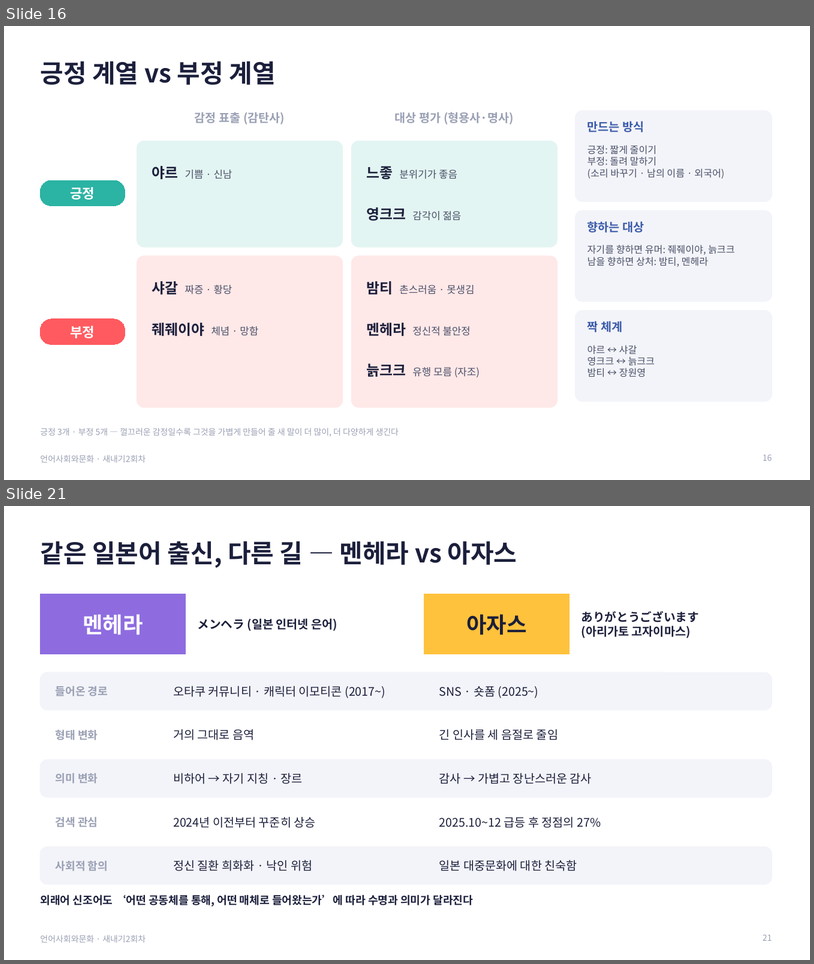
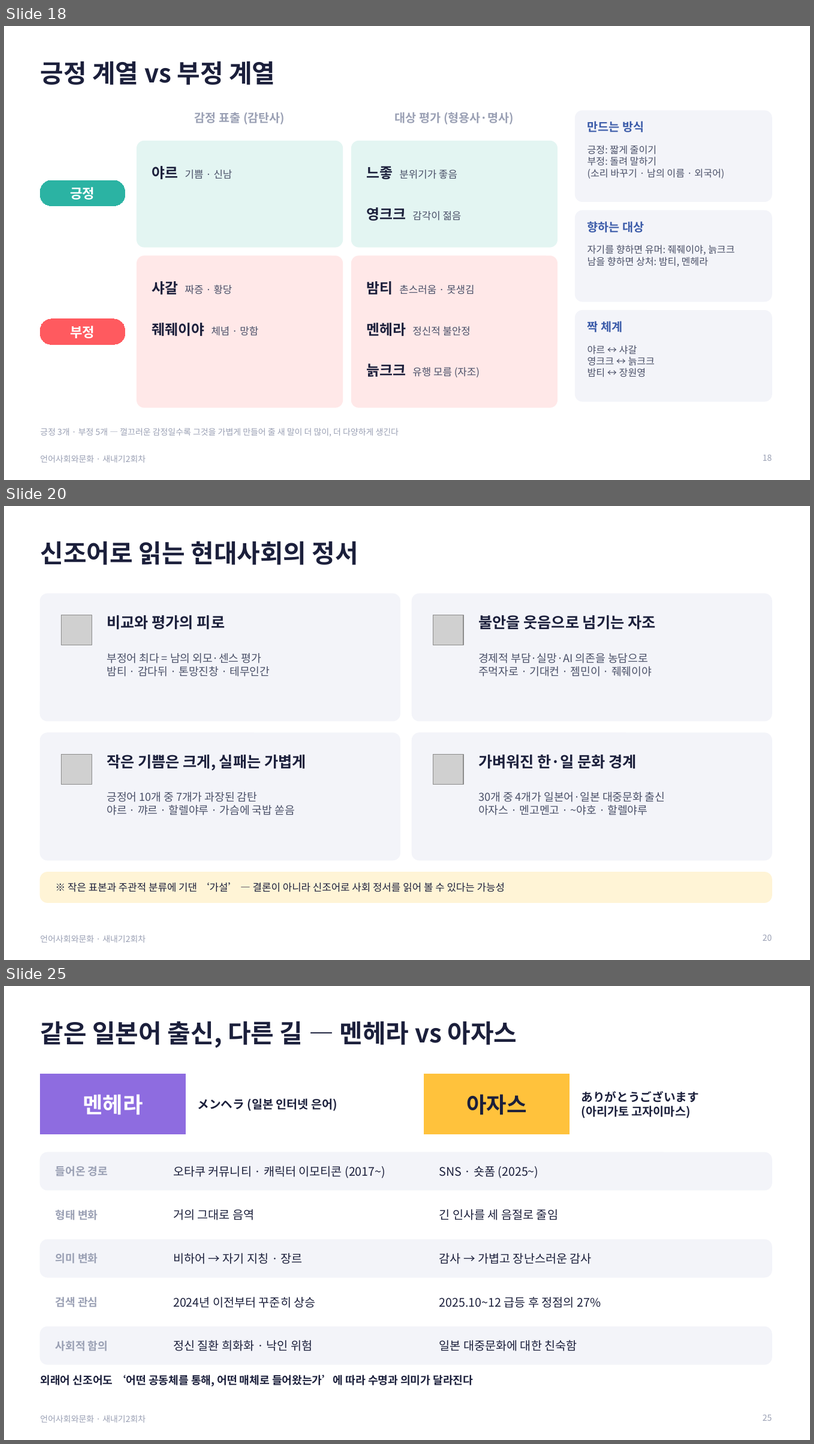
Before and after one commit to junseok7-cpu/hello, a slide deck: report/언어사회와문화_발표_새내기2회차.pptx. Shown one above the other, each under a label of ours: slides 16 and 21 before the commit, slides 18, 20 and 25 after it; the slides between them are not shown. The pictures are 814x964 and 814x1444 pixels, drawn with LibreOffice and Linux fonts; fonts in the diff are those of the drawing; grey boxes stand for pictures. Boxes give left, top, right and bottom in pixels: in the first picture for what was removed or moved away, otherwise in the second. Text is boxed around its words. In the diff, an @@ line names an element or a change of style, - is before the commit and + after.

```diff
--- a/report/언어사회와문화_발표_새내기2회차.pptx
+++ b/report/언어사회와문화_발표_새내기2회차.pptx
@@ slide 20 added at [4, 506, 810, 960], background #FFFFFF; not listed: 1 template element that a slide beside it also shows @@
@@ title added at [40, 541, 359, 565], 30 pt, text #1B1F3B, bold @@
+신조어로 읽는 현대사회의 정서
@@ rounded rectangle added at [40, 594, 400, 721], fill #F3F4F9, outline #F3F4F9 1 pt @@
@@ rounded rectangle added at [413, 594, 772, 721], fill #F3F4F9, outline #F3F4F9 1 pt @@
@@ picture added at [62, 615, 92, 645] @@
@@ text added at [107, 615, 225, 630], 18 pt, text #1B1F3B, bold @@
+비교와 평가의 피로
@@ picture added at [434, 615, 464, 645] @@
@@ text added at [479, 615, 656, 630], 18 pt, text #1B1F3B, bold @@
+불안을 웃음으로 넘기는 자조
@@ text added at [107, 653, 270, 676], 13 pt, text #4A5068 @@
+부정어 최다 = 남의 외모·센스 평가
+밤티 · 감다뒤 · 톤망진창 · 테무인간
@@ text added at [479, 653, 652, 676], 13 pt, text #4A5068 @@
+경제적 부담·실망·AI 의존을 농담으로
+주먹자로 · 기대컨 · 젬민이 · 줴줴이야
@@ rounded rectangle added at [40, 733, 400, 860], fill #F3F4F9, outline #F3F4F9 1 pt @@
@@ rounded rectangle added at [413, 733, 772, 860], fill #F3F4F9, outline #F3F4F9 1 pt @@
@@ picture added at [62, 754, 92, 784] @@
@@ text added at [107, 754, 306, 770], 18 pt, text #1B1F3B, bold @@
+작은 기쁨은 크게, 실패는 가볍게
@@ picture added at [434, 754, 464, 784] @@
@@ text added at [479, 754, 637, 769], 18 pt, text #1B1F3B, bold @@
+가벼워진 한·일 문화 경계
@@ text added at [107, 792, 294, 815], 13 pt, text #4A5068 @@
+긍정어 10개 중 7개가 과장된 감탄
+야르 · 꺄르 · 할렐야루 · 가슴에 국밥 쏟음
@@ text added at [479, 792, 665, 815], 13 pt, text #4A5068 @@
+30개 중 4개가 일본어·일본 대중문화 출신
+아자스 · 멘고멘고 · ~야호 · 할렐야루
@@ rounded rectangle added at [40, 872, 772, 902], fill #FFF4D6, outline #FFF4D6 1 pt @@
@@ text added at [68, 882, 505, 892], 12 pt, text #1B1F3B @@
+※ 작은 표본과 주관적 분류에 기댄 ‘가설’ — 결론이 아니라 신조어로 사회 정서를 읽어 볼 수 있다는 가능성
@@ page number added at [763, 934, 773, 940], 10 pt, text #9AA0B4 @@
+20
@@ what was slide 16 is now slide 18 @@
@@ what was slide 21 is now slide 25 @@
@@ page number at [763, 1414, 773, 1420]: text changed @@
-21
+25
```
Also in this commit, not shown: 15 slides changed, 3 other slides added, 3 other files.
